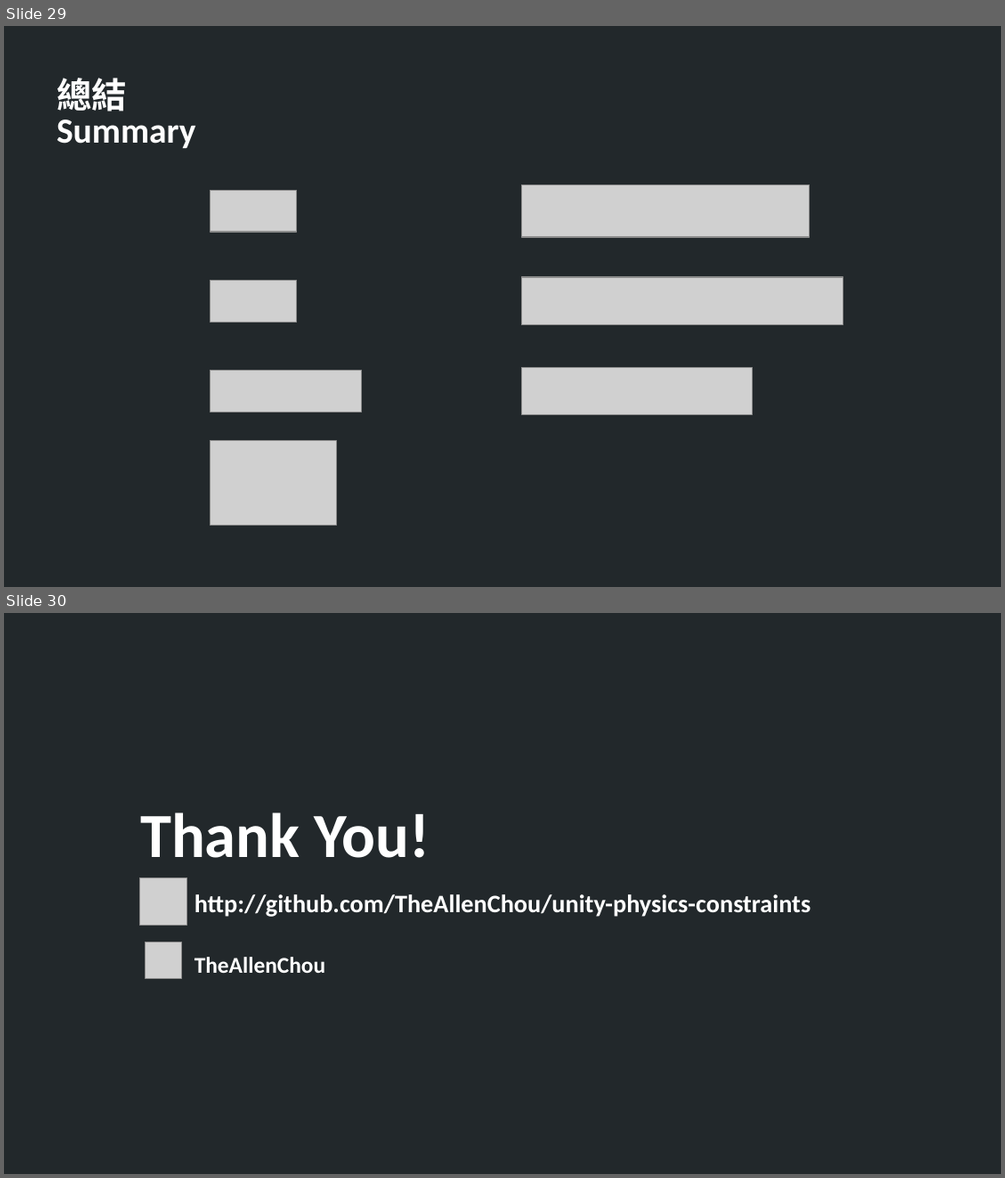
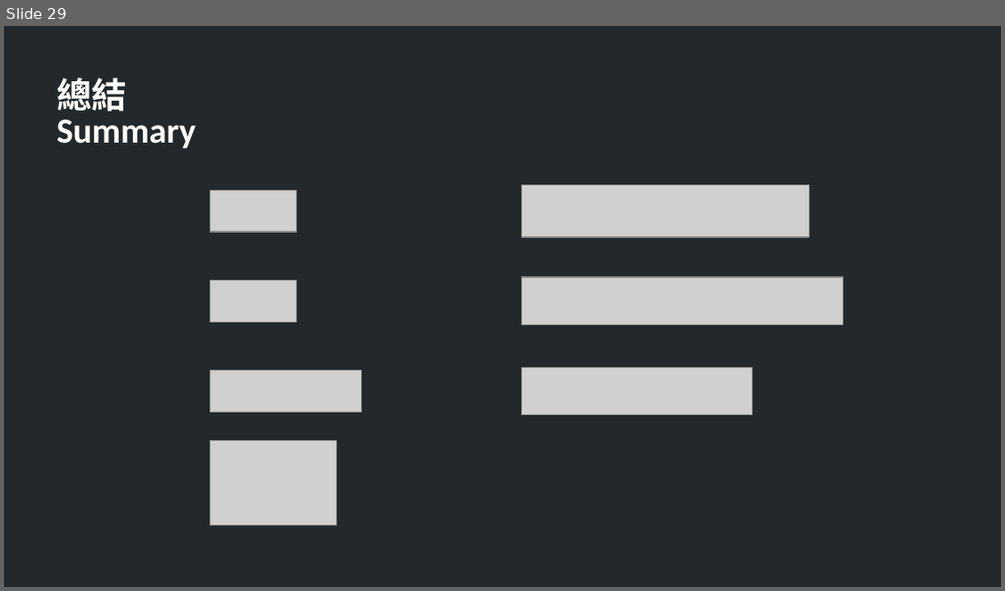
Before and after one commit to t7214948ttt/unity-physics-constraints, a slide deck: 3f00g-em509.ppt. Shown one above the other, each under a label of ours: slides 29 and 30 before the commit, slide 29 after it. The pictures are 1005x1178 and 1005x591 pixels, drawn with LibreOffice and Linux fonts; fonts in the diff are those of the drawing; grey boxes stand for pictures. Boxes give left, top, right and bottom in pixels: in the first picture for what was removed or moved away, otherwise in the second. Text is boxed around its words. In the diff, an @@ line names an element or a change of style, - is before the commit and + after.

```diff
--- a/3f00g-em509.ppt
+++ b/3f00g-em509.ppt
@@ slide 30 removed at <box>4,613,1001,1174</box>, background #22282B @@
@@ text removed at <box>140,812,429,858</box> @@
-Thank You!
@@ picture removed at <box>139,878,186,925</box> @@
@@ text removed at <box>194,894,811,916</box> @@
-http://github.com/TheAllenChou/unity-physics-constraints
@@ picture removed at <box>146,942,181,979</box> @@
@@ text removed at <box>194,957,325,973</box> @@
-TheAllenChou
```
Also in this commit, not shown: 4 slides changed, 2 slides added, 1 other file.
